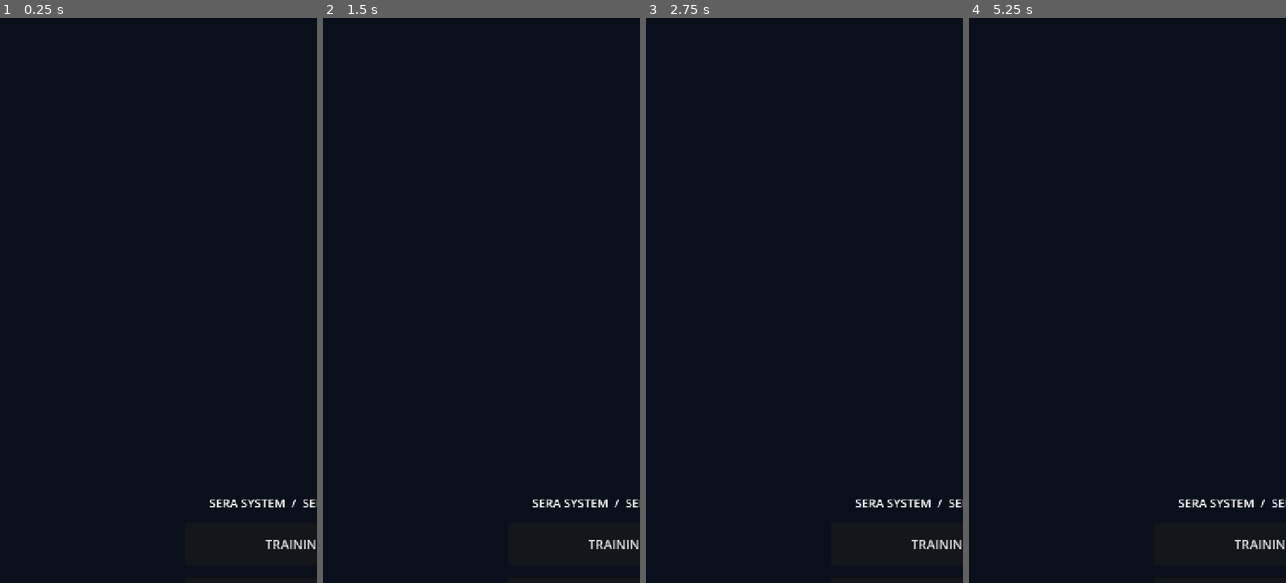
Above: before the commit, frames 1-4 (left to right).
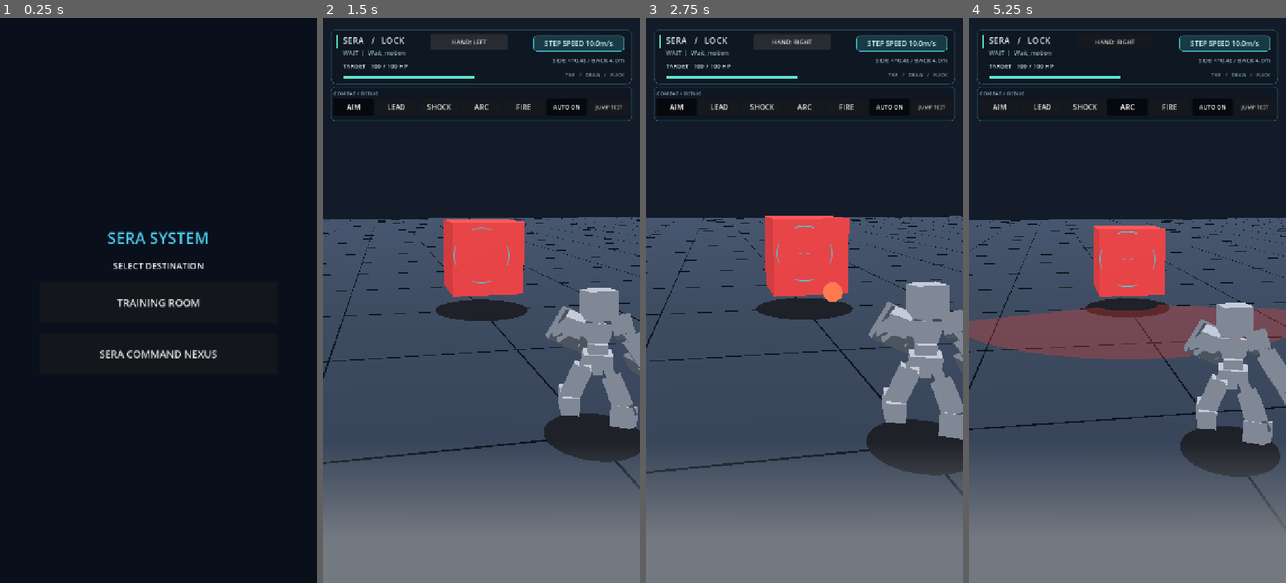
Above: after the commit, the same moments.

Repository: shejklgaia-png/-
Game: Godot game, scene res://scenes/launch_menu.tscn
Same seed, same stepped clock (60 frames per second), same inputs: the game is played once before the commit and once after it. Sound files missing from this copy of the repository are replaced by a short silence.
Inputs (mouse positions are in pixels of both pictures, inside the frame that each line leads up to):
- Up to frame 1 (0.25 s): no input
- Up to frame 2 (1.5 s): click (481, 300) at 0.5 s, where only the run after the commit has a clickable "TRAINING ROOM"; click (468, 40) at 1.25 s, where only the run after the commit has a clickable "HAND: RIGHT"
- Up to frame 3 (2.75 s): click (791, 40) at 2 s, where only the run after the commit has a clickable "HAND: LEFT"
- Up to frame 4 (5.25 s): click (1000, 108) at 2.75 s, where only the run after the commit has a clickable "AIM"; click (1041, 108) at 3.5 s, where only the run after the commit has a clickable "LEAD"; click (1086, 108) at 4.25 s, where only the run after the commit has a clickable "SHOCK"; click (1127, 108) at 5 s, where only the run after the commit has a clickable "ARC"

The runs differ from the first frame. In frame 1, 1.6% of the frame differs, in the area x 31-100%, y 37-94%; in frame 2, 64%; in frame 3, 65%; in frame 4, 65%, in the area x 0-100%, y 2-100%.

Commit message:
fix: center startup selector responsively on Android portrait

Diff:
--- a/scripts/launch_menu.gd
+++ b/scripts/launch_menu.gd
@@ -1,30 +1,57 @@
 extends Control
-# v117: Startup choice only. Base equipment remains noninteractive.
+# v118: responsive full-viewport startup selector.
+const BACKGROUND := Color("#0a101b")
+const ACCENT := Color("#49c9ec")
+
 func _ready() -> void:
-    var backdrop := ColorRect.new()
-    backdrop.color = Color("#0a101b")
-    backdrop.set_anchors_and_offsets_preset(Control.PRESET_FULL_RECT)
-    add_child(backdrop)
-    var layout := VBoxContainer.new()
-    layout.set_anchors_and_offsets_preset(Control.PRESET_CENTER)
-    layout.custom_minimum_size = Vector2(600, 310)
-    layout.position = Vector2(60, 440)
-    layout.add_theme_constant_override("separation", 28)
-    add_child(layout)
-    var heading := Label.new()
-    heading.text = "SERA SYSTEM  /  SELECT DESTINATION"
-    heading.horizontal_alignment = HORIZONTAL_ALIGNMENT_CENTER
-    heading.add_theme_font_size_override("font_size", 27)
-    layout.add_child(heading)
-    for choice in ["TRAINING ROOM", "SERA COMMAND NEXUS"]:
+    set_anchors_and_offsets_preset(Control.PRESET_FULL_RECT)
+    var background := ColorRect.new()
+    background.color = BACKGROUND
+    background.set_anchors_and_offsets_preset(Control.PRESET_FULL_RECT)
+    background.mouse_filter = Control.MOUSE_FILTER_IGNORE
+    add_child(background)
+
+    var center := CenterContainer.new()
+    center.set_anchors_and_offsets_preset(Control.PRESET_FULL_RECT)
+    add_child(center)
+    var column := VBoxContainer.new()
+    column.size_flags_horizontal = Control.SIZE_SHRINK_CENTER
+    column.size_flags_vertical = Control.SIZE_SHRINK_CENTER
+    column.add_theme_constant_override("separation", 24)
+    center.add_child(column)
+
+    var title := Label.new()
+    title.text = "SERA SYSTEM"
+    title.horizontal_alignment = HORIZONTAL_ALIGNMENT_CENTER
+    title.add_theme_font_size_override("font_size", 36)
+    title.add_theme_color_override("font_color", ACCENT)
+    column.add_child(title)
+
+    var subtitle := Label.new()
+    subtitle.text = "SELECT DESTINATION"
+    subtitle.horizontal_alignment = HORIZONTAL_ALIGNMENT_CENTER
+    subtitle.add_theme_font_size_override("font_size", 20)
+    column.add_child(subtitle)
+
+    for option in ["TRAINING ROOM", "SERA COMMAND NEXUS"]:
         var button := Button.new()
-        button.text = choice
-        button.custom_minimum_size = Vector2(600, 95)
-        button.add_theme_font_size_override("font_size", 29)
-        layout.add_child(button)
-        button.pressed.connect(_enter.bind(choice))
+        button.text = option
+        button.custom_minimum_size = Vector2(0, 92)
+        button.size_flags_horizontal = Control.SIZE_EXPAND_FILL
+        button.add_theme_font_size_override("font_size", 23)
+        column.add_child(button)
+        button.pressed.connect(_enter.bind(option))
+
+    # Limit width to 85% of viewport; never use absolute screen coordinates.
+    var update_width := func() -> void:
+        column.custom_minimum_size.x = minf(540.0, size.x * 0.85)
+    resized.connect(update_width)
+    update_width.call()
+
 func _enter(choice: String) -> void:
-    if choice == "TRAINING ROOM":
-        get_tree().change_scene_to_file("res://scenes/main.tscn")
-    else:
-        get_tree().change_scene_to_file("res://scenes/command_nexus.tscn")
+    var destination := "res://scenes/main.tscn"
+    if choice == "SERA COMMAND NEXUS":
+        destination = "res://scenes/command_nexus.tscn"
+    var err := get_tree().change_scene_to_file(destination)
+    if err != OK:
+        push_error("Cannot open scene: %s (error %d)" % [destination, err])
